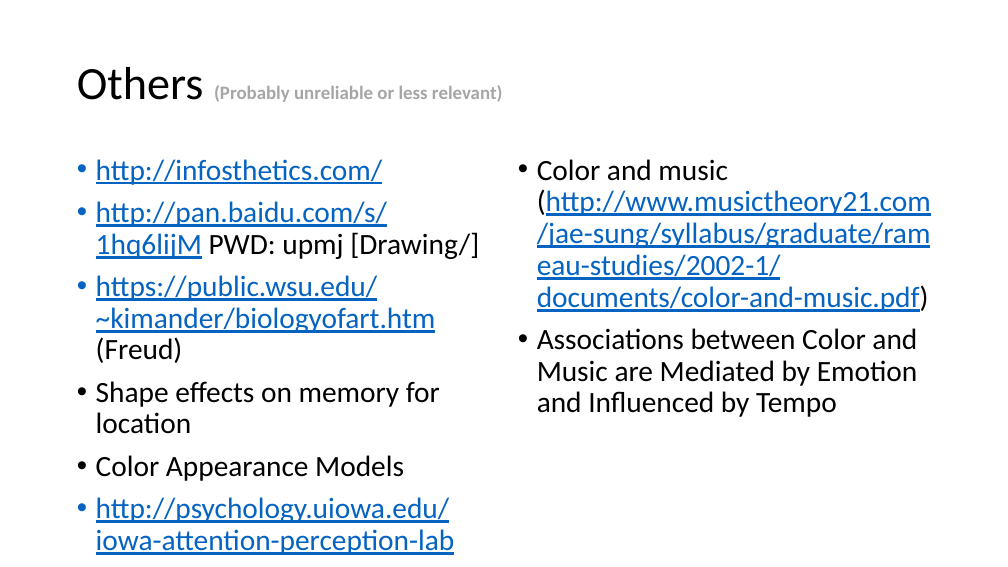
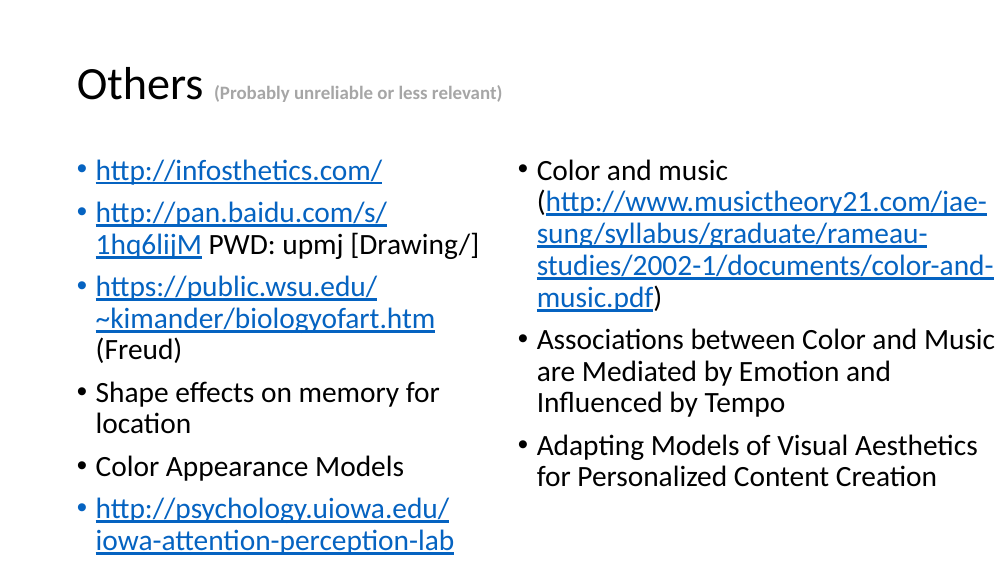
Before and after one commit to PatriciaXiao/Conclusion, a slide deck: slide 23 of Conclusion.pptx. Drawn at 1008x567 pixels with LibreOffice and Linux fonts; fonts in the diff are those of the drawing. Boxes give left, top, right and bottom in pixels: in the first picture for what was removed or moved away, otherwise in the second. Text is boxed around its words. In the diff, an @@ line names an element or a change of style, - is before the commit and + after.

```diff
--- a/Conclusion.pptx
+++ b/Conclusion.pptx
@@ text at [537, 434, 978, 487]: paragraph added @@
+• Adapting Models of Visual Aesthetics for Personalized Content Creation
```
Also in this commit, not shown: 2 other slides changed, 6 other files.
